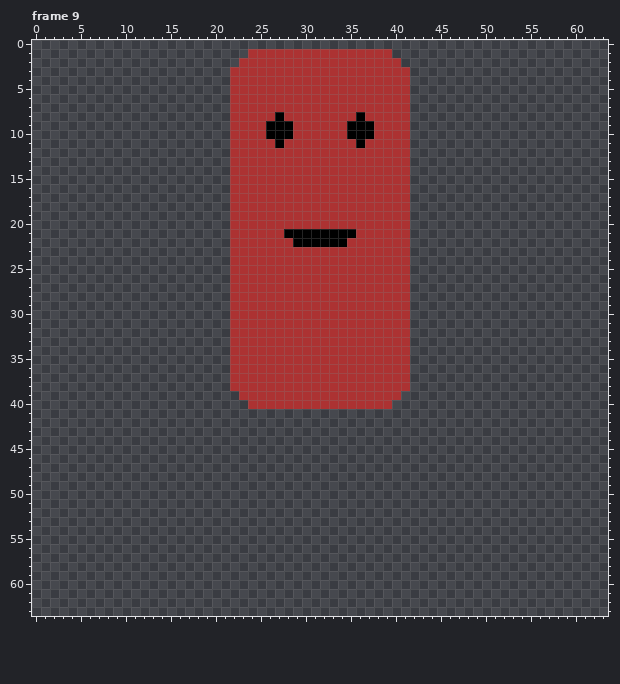
Pixel-art file, stored at Aseprite/Animation/box jump.aseprite. The first picture shows the starting point.
64x64 pixels, 19 frames. Colours within 5 levels of each other are drawn and written as one. Shown: frame 9. The commit also changed other frames, which this record leaves out.
The result:
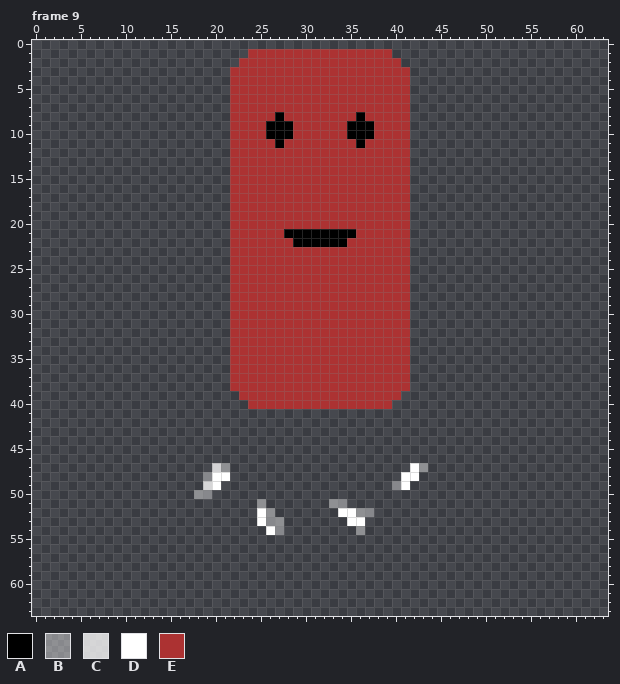
Palette (. is transparent): A #000000  B #ffffff64  C #ffffffc6  D #ffffff  E #ac3232
Changes in this commit:
--- frame 9
@@ x 16..45 @@
 46 ..............................
-47 ..............................
-48 ..............................
-49 ..............................
-50 ..............................
-51 ..............................
-52 ..............................
-53 ..............................
-54 ..............................
+47 ....CB....................DB..
+48 ...BDD...................DD...
+49 ...CD...................BD....
+50 ..BB..........................
+51 .........B.......BB...........
+52 .........DB.......DDBB........
+53 .........DBB.......DD.........
+54 ..........DB........B.........
 55 ..............................
Boxes around the changes in both pictures, in picture pixels (x1, y1, x2, y2):
added: (194, 463, 284, 535)
added: (329, 463, 428, 535)
